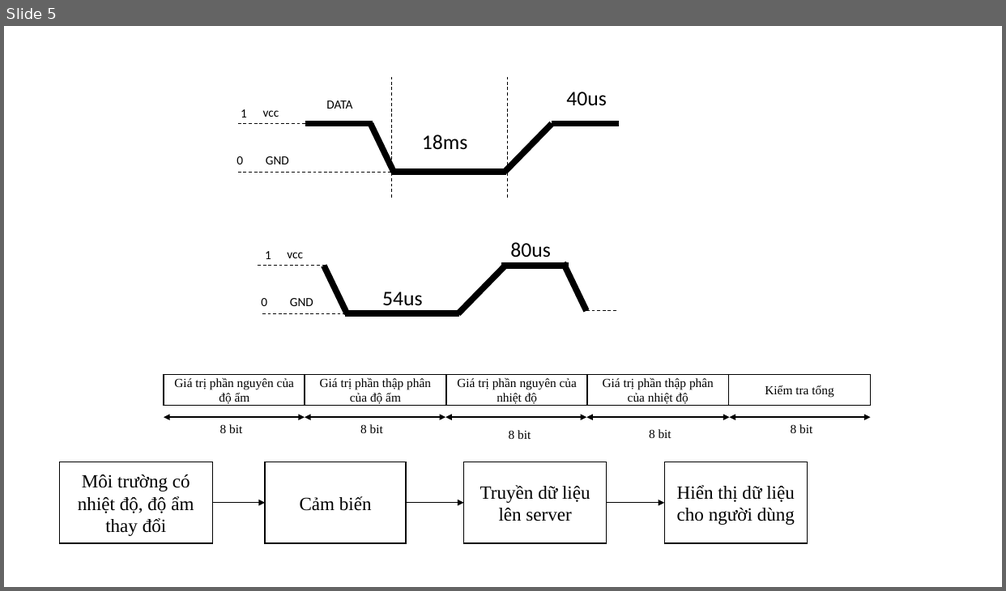
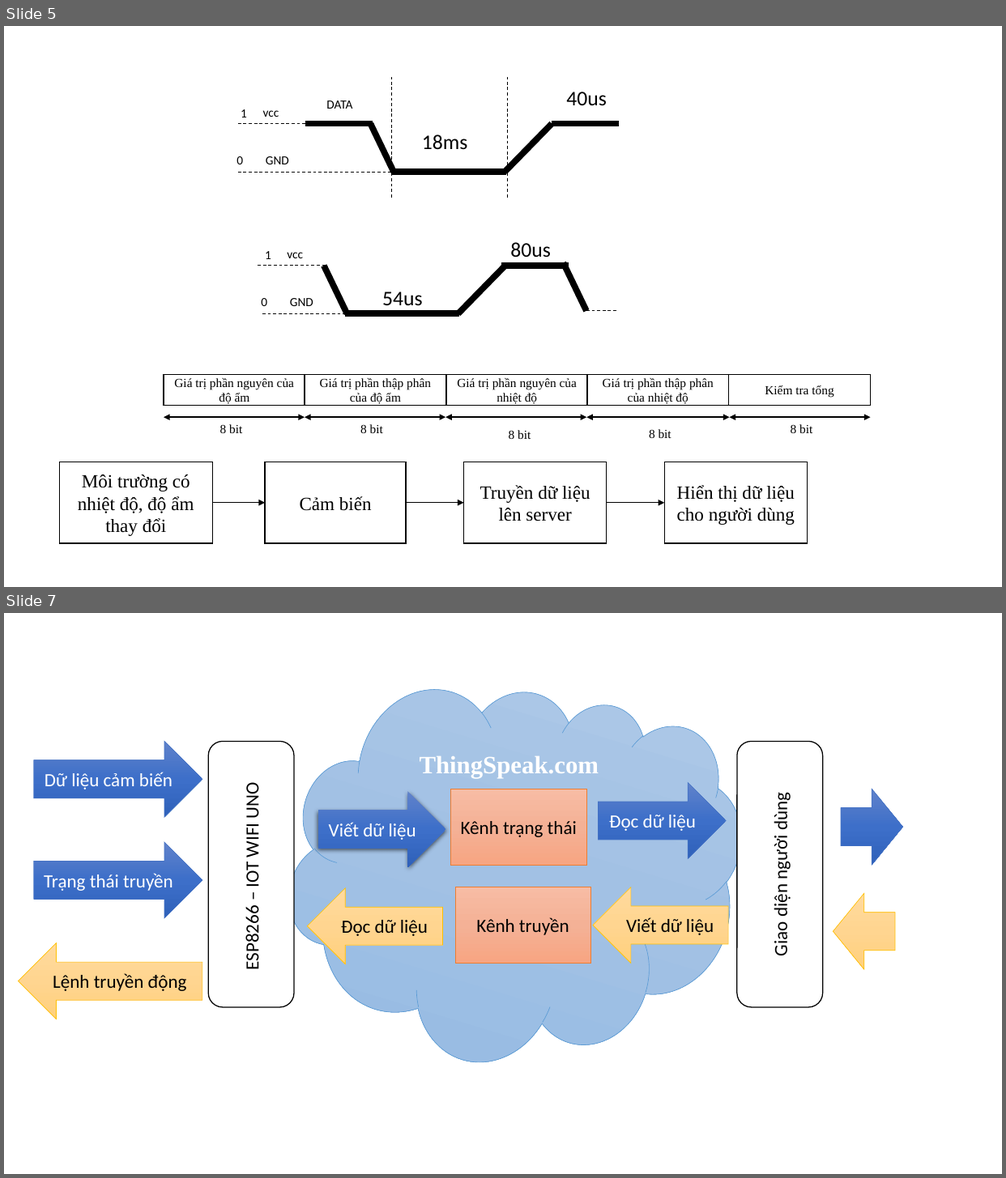
Before and after one commit to duongtln/LVTN, a slide deck: mohinhsodo.pptx. Shown one above the other, each under a label of ours: slide 5 before the commit, slides 5 and 7 after it; the slides between them are not shown. The pictures are 1006x591 and 1006x1178 pixels, drawn with LibreOffice and Linux fonts; fonts in the diff are those of the drawing. Boxes give left, top, right and bottom in pixels: in the first picture for what was removed or moved away, otherwise in the second. Text is boxed around its words. In the diff, an @@ line names an element or a change of style, - is before the commit and + after.

```diff
--- a/mohinhsodo.pptx
+++ b/mohinhsodo.pptx
@@ slide 7 added at box(4, 613, 1002, 1174), background #FFFFFF @@
@@ group added at box(19, 628, 903, 1122): 9 right arrows, 2 rounded rectangles, 2 rectangles, 1 cloud, 1 text @@
+Dữ liệu cảm biến
+Trạng thái truyền
+Đọc dữ liệu
+ESP8266 – IOT WIFI UNO
+Viết dữ liệu
+Lệnh truyền động
+Kênh trạng thái
+Kênh truyền
+Viết dữ liệu
+Đọc dữ liệu
+Giao diện người dùng
+ThingSpeak.com
```
Also in this commit, not shown: 2 other slides added, 19 other files.
